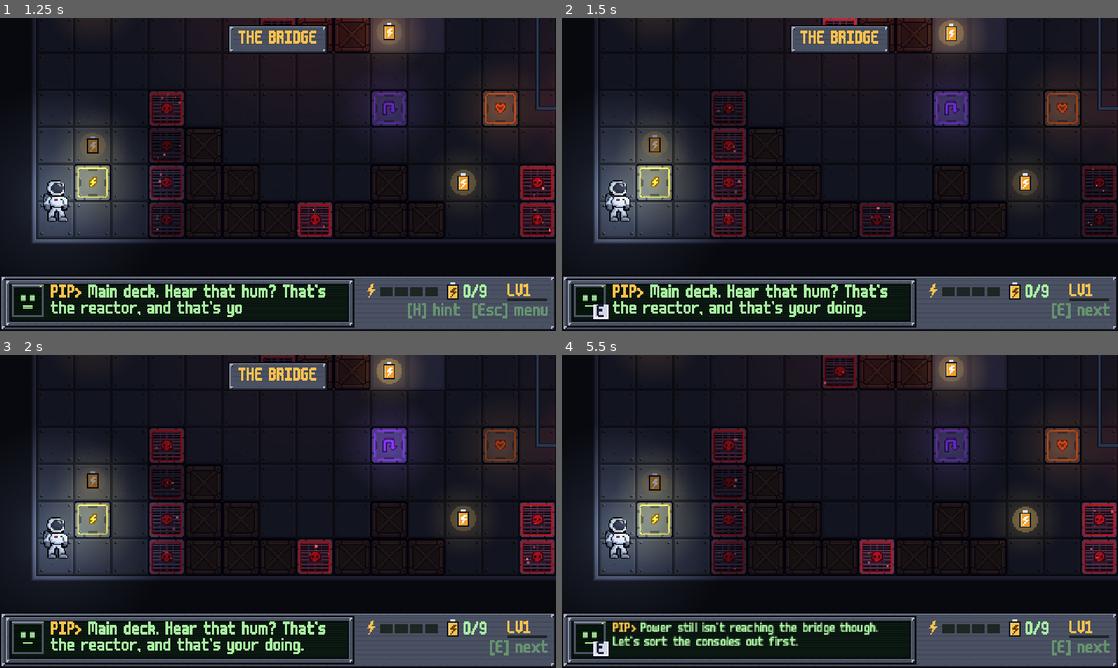
Above: before the commit, frames 1-4 (two rows, left to right).
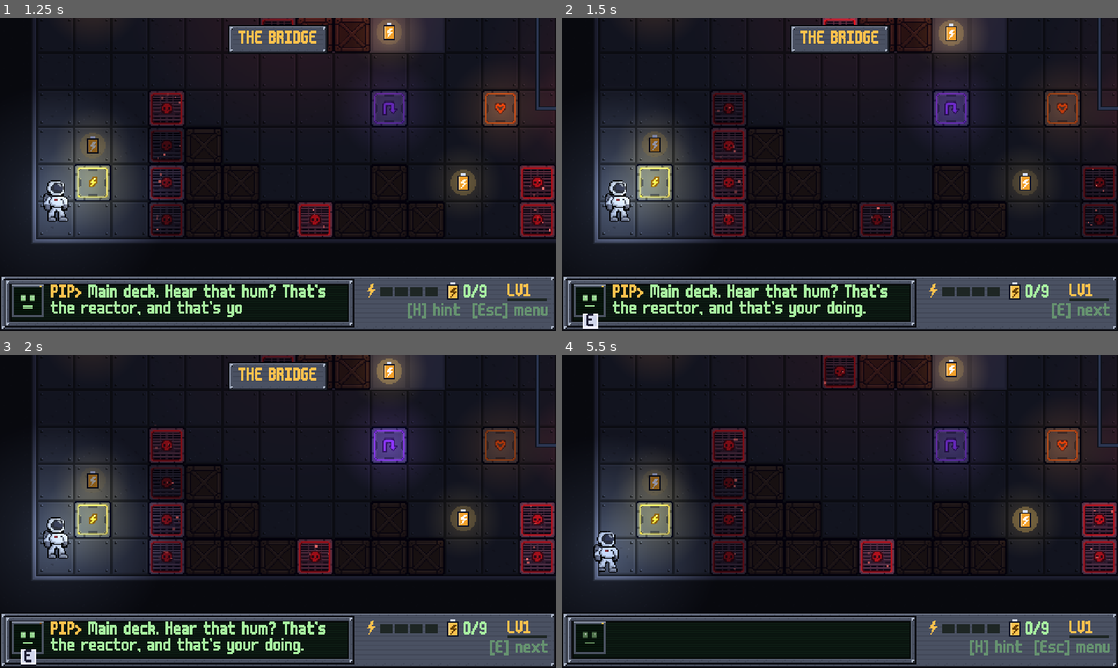
Above: after the commit, the same moments.

Repository: ReyanshS/space_rpg_vgd26
Game: Godot game, scene res://Scenes/level_2.tscn
Two runs of this game, one before a commit and one after it. Both use one fixed random seed, a clock stepped at 60 frames per second and the inputs below. This scene is started directly instead of the project's main scene.
Inputs:
- Up to frame 1 (1.25 s): tap Enter (ui_accept) at 0.5, 0.77 s; hold Right (ui_right) from 0.53 s (still down); tap H (hint) at 0.6 s
- Up to frame 2 (1.5 s): release Right (ui_right) at 1.28 s; hold Down (ui_down) from 1.28 s (still down); tap E (interact) at 1.35 s
- Up to frame 3 (2 s): keep holding Down (ui_down); tap Enter (ui_accept) at 1.52 s
- Up to frame 4 (5.5 s): release Down (ui_down) at 2.03 s; hold Right (ui_right) 2.03-2.78 s; tap Q at 2.1, 5.1 s; hold Up (ui_up) 2.78-3.53 s; tap Space at 2.85 s; tap Enter (ui_accept) at 3.02, 3.77, 4.52 s; hold Left (ui_left) 3.53-5.03 s; tap H (hint) at 3.6 s; tap E (interact) at 4.35 s; hold Down (ui_down) from 5.03 s (still down)

Frame 1 is identical in both runs. In frame 2, 0.2% of the frame differs, in the area x 3-9%, y 91-100%; in frame 3, 0.1%; in frame 4, 2.8%, in the area x 3-99%, y 47-97%.

Commit message:
One text size again; "press E" key under PIP's screen
- Removed the 12 px text for long lines: everything in the console is 16 px.
- The "press E" key is now its own HUD node (NextKey) that bobs just under
  PIP's little screen, never on the text and not on his face. Move it in
  hud.tscn if you want it somewhere else.
- Shortened the 7 lines that didn't fit two rows (2 in Level 1, 4 in
  Level 2, the "wire can't go through that" rule line), same meaning.
- Story beats now warn in red in the editor when a line is too long.
- Bots: Levels 1-3 play through.

Co-Authored-By: Claude Opus 5.5 <noreply@anthropic.com>

Diff:
--- a/Scenes/hud.tscn
+++ b/Scenes/hud.tscn
@@ -152,6 +152,16 @@
 autowrap_mode = 3
 visible_characters_behavior = 1
 
+[node name="NextKey" type="Control" parent="."]
+visible = false
+layout_mode = 3
+anchors_preset = 0
+offset_left = 18.0
+offset_top = 256.0
+offset_right = 31.0
+offset_bottom = 269.0
+mouse_filter = 2
+
 [node name="Flash" type="ColorRect" parent="."]
 anchors_preset = 15
 anchor_right = 1.0
--- a/Scenes/level_1.tscn
+++ b/Scenes/level_1.tscn
@@ -106,7 +106,7 @@
 position = Vector2(304, 624)
 script = ExtResource("10_beat")
 trigger = 0
-lines = PackedStringArray("See that battery? It\'s a power cell, and it\'s still got juice in it.", "Run through it while you\'re holding the wire. It adds 2 seconds to your timer.", "Keep the ones you use and your suit gets extra air later. You\'ll want that.")
+lines = PackedStringArray("See that battery? It\'s a power cell, and it\'s still got juice in it.", "Grab it while you\'re holding the wire. It adds 2 seconds to your timer.", "Keep them and your suit gets extra air later. You\'ll want that.")
 pause_game = true
 point_here = true
 
--- a/Scenes/level_2.tscn
+++ b/Scenes/level_2.tscn
@@ -78,7 +78,7 @@
 position = Vector2(240, 192)
 script = ExtResource("10_beat")
 trigger = 0
-lines = PackedStringArray("Main deck. Hear that hum? That\'s the reactor, and that\'s your doing.", "Power still isn\'t reaching the bridge though. Let\'s sort the consoles out first.")
+lines = PackedStringArray("Main deck. Hear that hum? That\'s the reactor, and that\'s your doing.", "The bridge still has no power. Let\'s sort the consoles out first.")
 pause_game = true
 
 [node name="CellTip" type="Marker2D" parent="Story" unique_id=1741676386]
@@ -91,7 +91,7 @@
 position = Vector2(208, 192)
 script = ExtResource("10_beat")
 trigger = 2
-lines = PackedStringArray("Running diagnostics... oh no.", "A micrometeoroid hit the main power coupling. It\'s on the outside of the hull.", "Someone has to go out there and rewire it, and you\'re the only someone on board.", "The airlock\'s open. Suit up.")
+lines = PackedStringArray("Running diagnostics... oh no.", "A micrometeoroid hit the main power coupling. It\'s outside, on the hull.", "Someone has to go out and rewire it. You\'re the only someone on board.", "The airlock\'s open. Suit up.")
 pause_game = true
 
 [node name="Airlock" type="Marker2D" parent="Story" unique_id=1831506672]
@@ -103,7 +103,7 @@
 [node name="SectionAIntro" type="Marker2D" parent="Story" unique_id=813830721]
 position = Vector2(736, 192)
 script = ExtResource("10_beat")
-lines = PackedStringArray("Okay. That\'s a big view.", "There\'s no floor between the hull plates out here.", "Walk straight off an edge and you\'ll drift across to the next one.", "Watch your air, bottom right. Your {cells} batteries bought you {o2_bonus} extra seconds.")
+lines = PackedStringArray("Okay. That\'s a big view.", "There\'s no floor between the hull plates out here.", "Walk straight off an edge and you\'ll drift across to the next one.", "Air\'s bottom right. Your {cells} batteries bought you {o2_bonus} extra seconds.")
 pause_game = true
 
 [node name="SectionADrift" type="Marker2D" parent="Story" unique_id=1323036442]
--- a/Scripts/hud.gd
+++ b/Scripts/hud.gd
@@ -67,6 +67,10 @@
 @onready var level_up: Control = $LevelUp
 @onready var level_up_title: Label = $LevelUp/VBox/Title
 @onready var cards: Array[Control] = [$LevelUp/VBox/Cards/Card0, $LevelUp/VBox/Cards/Card1, $LevelUp/VBox/Cards/Card2]
+## The E key that bobs just under PIP's little screen when you have to press E
+## to go on (never on top of the text). It's its own node in hud.tscn: move it
+## there to put it somewhere else.
+@onready var next_key: Control = $NextKey
 
 ## The level sets this to false on the results screen.
 var allow_pause := true
@@ -135,6 +139,7 @@
 	status_box.draw.connect(_draw_status)
 	portrait.draw.connect(_draw_portrait)
 	stars_box.draw.connect(_draw_stars)
+	next_key.draw.connect(_draw_next_key)
 	timer_bar.visible = false
 	complete_panel.visible = false
 	toast.visible = false
@@ -170,6 +175,9 @@
 		timer_bar.queue_redraw()
 	if complete_panel.visible:
 		stars_box.queue_redraw()
+	next_key.visible = _waiting_key
+	if _waiting_key:
+		next_key.queue_redraw()        # it bobs
 	for f in _floats:
 		f[1] += delta
 	_floats = _floats.filter(func(f: Array) -> bool: return f[1] < 1.4)
@@ -226,7 +234,6 @@
 func _show_idle() -> void:
 	_line_bbcode = ""
 	dialogue_text.visible_characters = -1
-	dialogue_text.add_theme_font_size_override("normal_font_size", _fit_size("", _objective))
 	dialogue_text.text = ("[color=%s]> %s[/color]" % [DIM_COLOR, _objective]) if _objective != "" else ""
 
 
@@ -276,6 +283,13 @@
 		marker.draw_polyline(tri + PackedVector2Array([tri[0]]), dark, 1.0)
 
 
+## The E key under PIP's screen: "press E to go on". It bobs up and down a
+## little so the eye notices it.
+func _draw_next_key() -> void:
+	var bob := roundf(absf(sin(_t * 4.0)) * -2.0)
+	_draw_key(Vector2(6, 6 + bob), "E", next_key)
+
+
 ## A little keyboard key with a letter on it (13 x 13 px, centre at `at`),
 ## drawn on `ci` (the arrow layer unless you say otherwise).
 func _draw_key(at: Vector2, letter: String, ci: CanvasItem = null) -> void:
@@ -372,11 +386,10 @@
 		_cut_speech = false
 		_speech_point = item[3]
 		for line in item[0]:
-			var fsize := _fit_size(item[1], line)
-			for page in _pages(item[1], line, fsize):
+			for page in _pages(item[1], line):
 				if _cut_speech:
 					break
-				await _show_line(item[1], page, blocking, fsize)
+				await _show_line(item[1], page, blocking)
 				if not is_inside_tree():
 					return
 		_speech_point = Vector2.INF
@@ -388,27 +401,14 @@
 	_show_idle()                      # back to showing the objective
 
 
-## The console has room for TWO rows of text. The whole line should be on
-## screen at once (split lines get missed), so:
-##   1. it fits in two rows at the normal size (16)?  -> normal text
-##   2. it fits in two rows at SMALL_TEXT (12)?       -> smaller text, all at once
-##   3. still too long?                               -> small text, split into pages
-## Case 3 shouldn't happen: the editor marks lines that long in red (story_beat.gd).
-## (The blinking E key sits on PIP's screen, not in the text, so it never adds a row.)
-const NORMAL_TEXT := 16
-const SMALL_TEXT := 12
-
-
-## Which font size line `line` needs to fit in the console's two rows.
-func _fit_size(speaker: String, line: String) -> int:
-	if _pages(speaker, line, NORMAL_TEXT).size() <= 1:
-		return NORMAL_TEXT
-	return SMALL_TEXT
-
-
-## Splits a line into "pages" of two rows each at font size `fsize` (usually one page).
-func _pages(speaker: String, line: String, fsize: int) -> PackedStringArray:
+## The console has room for TWO rows of text, and every line should fit in them,
+## so the whole line is on screen at once. (The E key sits under PIP's screen,
+## not in the text, so it never adds a row.) If a line is still too long,
+## it's split into "pages" here so nothing runs off the screen - but split lines
+## get missed, so the editor marks those lines in red: shorten them.
+func _pages(speaker: String, line: String) -> PackedStringArray:
 	var font := dialogue_text.get_theme_font("normal_font")
+	var fsize := dialogue_text.get_theme_font_size("normal_font_size")
 	var width := maxf(dialogue_text.size.x, dialogue_text.custom_minimum_size.x) - 2.0
 	var prefix := speaker + "> "
 	var pages := PackedStringArray()
@@ -443,12 +443,11 @@
 	return is_inside_tree()
 
 
-func _show_line(speaker: String, line: String, blocking: bool, fsize := NORMAL_TEXT) -> void:
+func _show_line(speaker: String, line: String, blocking: bool) -> void:
 	_line_rogue = speaker == ROGUE_SPEAKER
 	var name_col := ROGUE_NAME_COLOR if _line_rogue else NAME_COLOR
 	var text_col := ROGUE_TEXT_COLOR if _line_rogue else TEXT_COLOR
 	_line_bbcode = "[color=%s]%s>[/color] [color=%s]%s[/color]" % [name_col, speaker, text_col, line]
-	dialogue_text.add_theme_font_size_override("normal_font_size", fsize)
 	dialogue_text.text = _line_bbcode
 	var total := float(dialogue_text.get_total_character_count())
 	var shown := float(speaker.length() + 2)
@@ -538,9 +537,6 @@
 		portrait.draw_rect(Rect2(2, y, s.x - 4, 1), Color(0, 0, 0, 0.35))                # scanlines
 	var tip := AMBER if fmod(_t, 1.0) < 0.5 else Color(0.5, 0.3, 0.1)
 	portrait.draw_rect(Rect2(Vector2(s.x - 4, 1), Vector2(2, 1)), tip)                   # status light
-	# waiting for you to press E: an E key blinks in the corner of his screen
-	if _waiting_key and int(_t * 3.0) % 2 == 0:
-		_draw_key(s - Vector2(5, 5), "E", portrait)
 
 
 # ------------------------------------------------------------------ toast
--- a/Scripts/level.gd
+++ b/Scripts/level.gd
@@ -216,7 +216,7 @@
 ## The first time a charged battery goes back because you failed.
 @export var pip_cell_lost := "That battery's back. You only keep them once you reach the blue pad."
 ## The first time the wire stops you walking.
-@export var pip_strain := "The wire can't go through that. Wrap it round a node to change its angle."
+@export var pip_strain := "The wire can't go through that. Wrap it round a node to get a new angle."
 ## The first time you grab a wire that can use a node from an earlier stage (PIP points at it).
 @export var pip_shared := "That node from the last machine is still live. Wrap this wire round it."
 ## After a fail, when there's no way back to the START without crossing red tiles or grates.
--- a/Scripts/story_beat.gd
+++ b/Scripts/story_beat.gd
@@ -111,17 +111,12 @@
 		draw_string(font, Vector2(9, y), "+%d more line%s" % [lines.size() - 1, "s" if lines.size() > 2 else ""],
 			HORIZONTAL_ALIGNMENT_LEFT, -1, 10, col.darkened(0.2))
 		y += 11.0
-	# Will every line fit in PIP's console? (Same sizes as hud.gd: 16, or 12 if needed.)
-	var worst := 0
+	# Will every line fit in the two rows of PIP's console? Too long = it gets
+	# split in two in the game, and people miss half of it.
 	for i in lines.size():
-		if _rows(lines[i], 12) > 2:
-			worst = 2
+		if _rows(lines[i], 16) > 2:
 			draw_string(font, Vector2(9, y), "line %d TOO LONG: shorten it" % (i + 1), HORIZONTAL_ALIGNMENT_LEFT, -1, 10, Color(1.0, 0.3, 0.25))
 			y += 11.0
-		elif _rows(lines[i], 16) > 2 and worst < 1:
-			worst = 1
-	if worst == 1:
-		draw_string(font, Vector2(9, y), "long line: shows in smaller text", HORIZONTAL_ALIGNMENT_LEFT, -1, 10, Color(1.0, 0.7, 0.3))
 	if point_here:
 		var target := to_local(arrow_position())
 		var d := target.length()
Not shown, changed: CLAUDE.md
Not shown, changed: docs/level_editing.md
